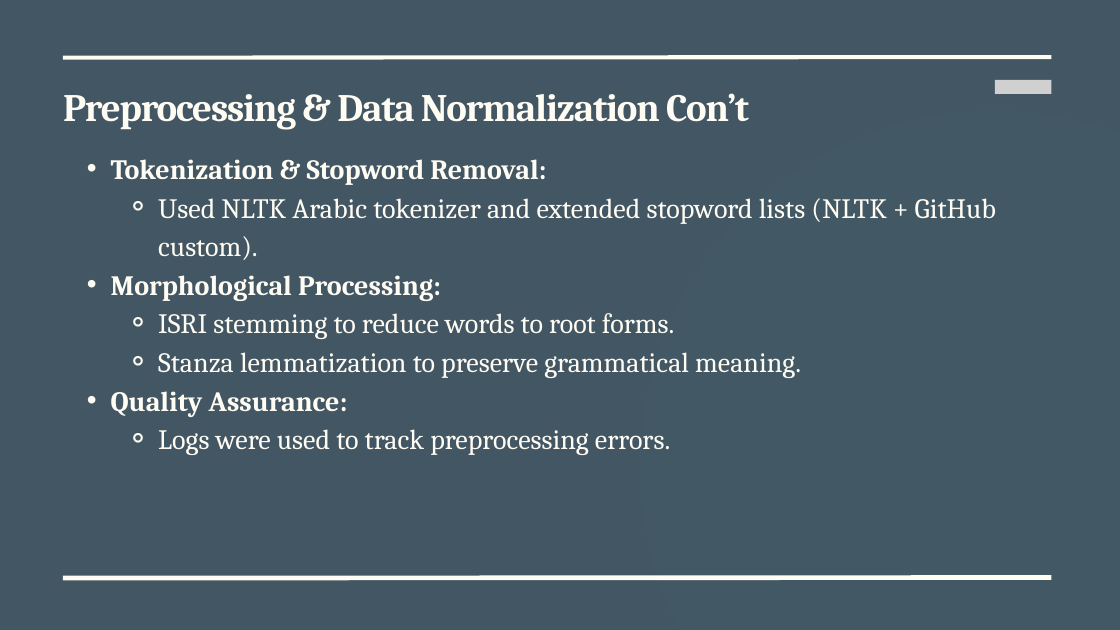
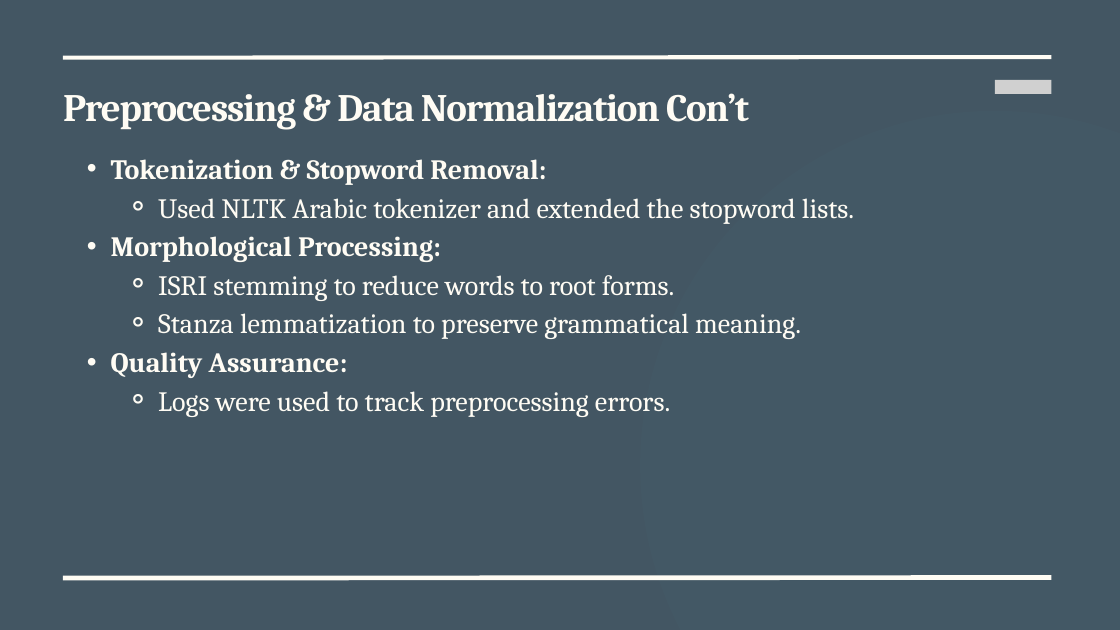
Before and after one commit to shoagMdf/ArabicNLP_Project, a slide deck: slide 4 of results/presentations/Advanced Data Analytic Techniques.pptx. Drawn at 1120x630 pixels with LibreOffice and Linux fonts; fonts in the diff are those of the drawing; grey boxes stand for pictures. Boxes give left, top, right and bottom in pixels: in the first picture for what was removed or moved away, otherwise in the second. Text is boxed around its words. In the diff, an @@ line names an element or a change of style, - is before the commit and + after.

```diff
--- a/results/presentations/Advanced Data Analytic Techniques.pptx
+++ b/results/presentations/Advanced Data Analytic Techniques.pptx
@@ text at (x1=158, y1=198, x2=854, y2=224): text changed @@
-    ⚬ Used NLTK Arabic tokenizer and extended stopword lists (NLTK + GitHub custom).
+    ⚬ Used NLTK Arabic tokenizer and extended the stopword lists.
```
Also in this commit, not shown: 10 other slides changed, 1 slide added.
